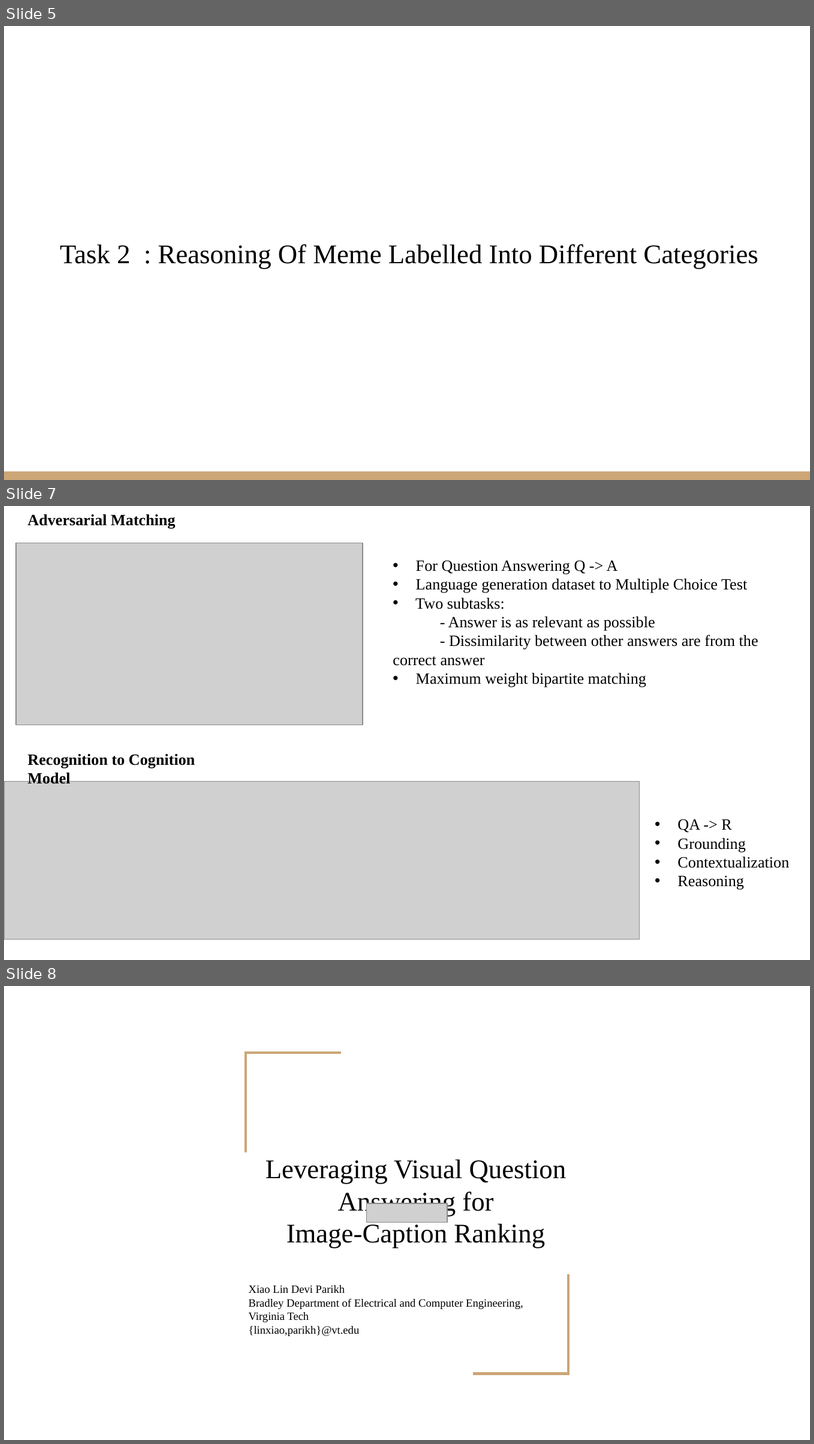
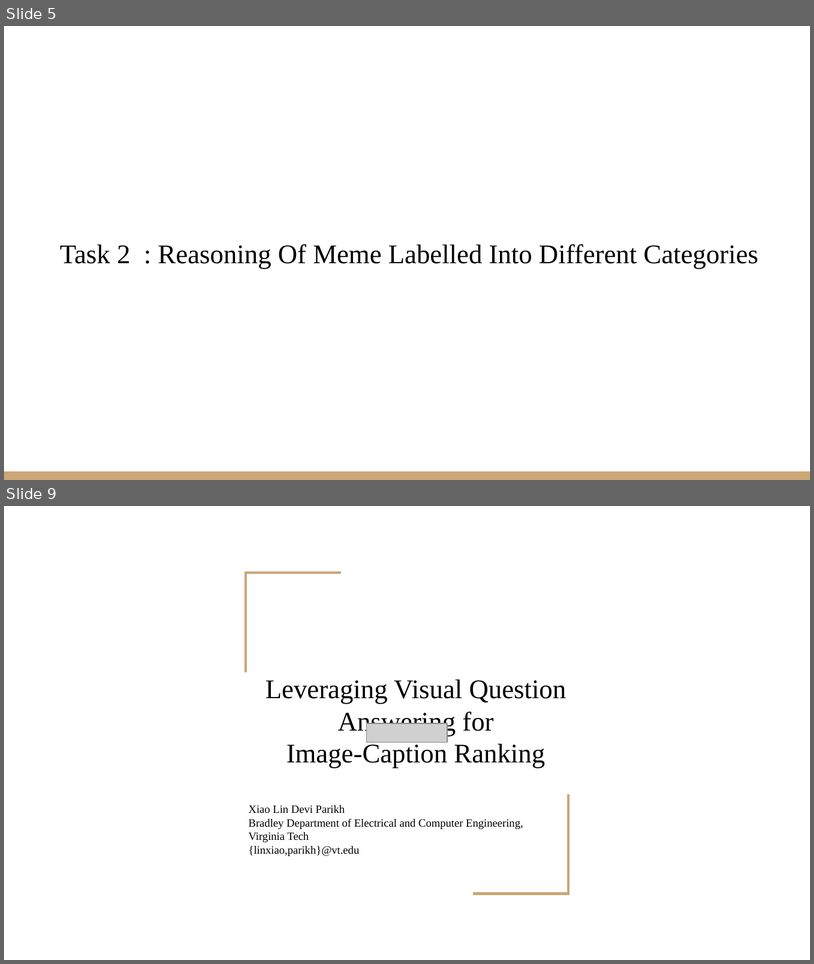
Before and after one commit to VarunBohara/Mini-Project-Documents, a slide deck: Literature Survey 2.pptx. Shown one above the other, each under a label of ours: slides 5, 7 and 8 before the commit, slides 5 and 9 after it; the slides between them are not shown. The pictures are 814x1444 and 814x964 pixels, drawn with LibreOffice and Linux fonts; fonts in the diff are those of the drawing; grey boxes stand for pictures. Boxes give left, top, right and bottom in pixels: in the first picture for what was removed or moved away, otherwise in the second. Text is boxed around its words. In the diff, an @@ line names an element or a change of style, - is before the commit and + after.

```diff
--- a/Literature Survey 2.pptx
+++ b/Literature Survey 2.pptx
@@ slide 7 removed at <box>4,506,810,960</box>, background #FFFFFF @@
@@ text removed at <box>27,514,176,529</box> @@
-Adversarial Matching
@@ picture removed at <box>16,543,363,724</box> @@
@@ text removed at <box>393,560,759,687</box> @@
-• For Question Answering Q -> A
-• Language generation dataset to Multiple Choice Test
-• Two subtasks:
-- Answer is as relevant as possible
-- Dissimilarity between other answers are from the correct answer
-• Maximum weight bipartite matching
@@ text removed at <box>27,754,195,784</box> @@
-Recognition to Cognition Model
@@ picture removed at <box>4,781,640,938</box> @@
@@ text removed at <box>678,819,789,889</box> @@
-• QA -> R
-• Grounding
-• Contextualization
-• Reasoning
@@ what was slide 8 is now slide 9 @@
```
Also in this commit, not shown: 1 slide changed, 2 slides added.
